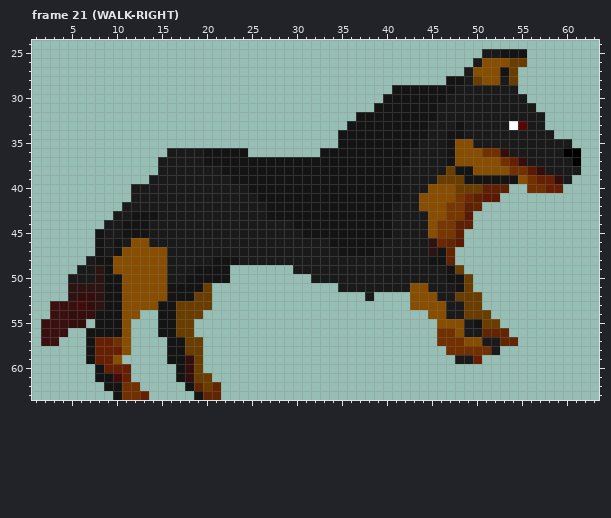
Pixel-art file -- assets/images/enemy/Dog/Dog.aseprite. Above is the file before it was changed.
64x64 pixels, 25 frames. Colours within 5 levels of each other are drawn and written as one. Shown: frame 21 (WALK-RIGHT): x 1..63, y 24..63. The commit also changed other frames, which this record leaves out.
And afterwards:
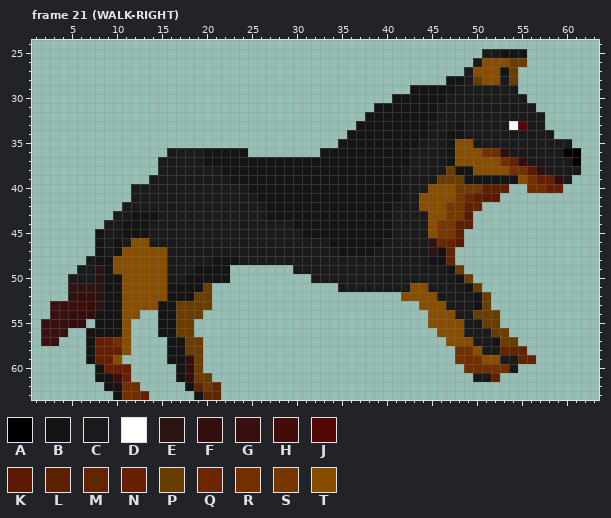
Palette (. is transparent): A #000000  B #141414  C #1a1a1a  D #ffffff  E #2c1413  F #330e0d  G #39100f  H #430b09  J #540704  K #5b1802  L #5e2002  M #612601  N #661f02  P #693c00  Q #6c2702  R #723001  S #773701  T #874d00
Edits made:
Frame 21 (WALK-RIGHT), layer "Layer":
y 29: x 41..42 BB -> ..
y 30: x 40 B -> .
y 32: x 37 B -> .
y 33: x 36 B -> .
y 34: x 35 B -> .
y 50: x 47 B -> C
y 51: x 48..50 BP. -> CBP
y 52: x 38 C -> .; x 42 . -> T; x 48..51 PPP. -> CCBP
y 53: x 43 T -> .; x 49..51 PP. -> CBP
y 54: x 47 C -> T; x 49 P -> C; x 52 . -> P
y 55: x 45 . -> T; x 50 B -> C
y 56: x 46..47 RR -> TT; x 51..53 MMM -> CPP
y 57: x 46..48 RRR -> .TT; x 50 T -> C; x 52..54 CMM -> BPP
y 58: x 47 R -> .; x 50..51 RR -> TC; x 53..55 ... -> MMM
y 59: x 48..56 CCN...... -> RRRTTCCMM
y 60: x 49..54 ...... -> RRRRRC
y 61: x 50..52 ... -> CCN
Changed places in both pictures, as pixel boxes (x1, y1, x2, y2):
erased: (338, 85, 410, 139)
changed: (365, 274, 536, 382)
